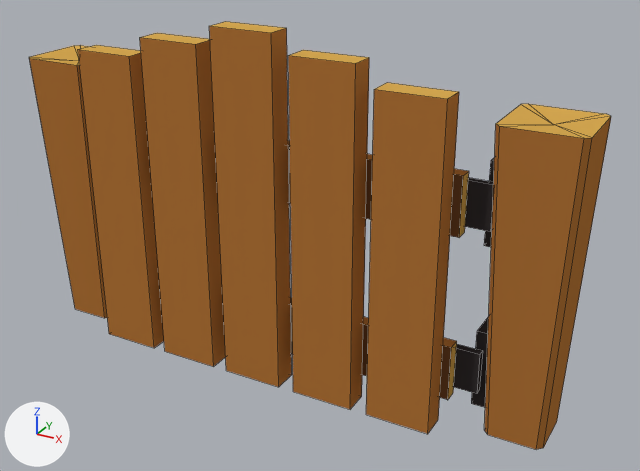
One commit to the Blender file ExternalAssets/Blender/FenceGate.blend: the scene before it, then after it.
Before and after are seen from a 50 mm camera at (0.833, -1.379, 0.986) aimed at (0.079, -0.007, 0.3). The axes (+X, +Y, +Z) are drawn at lower left. The lights are the same throughout. Mesh edges are drawn as thin lines.
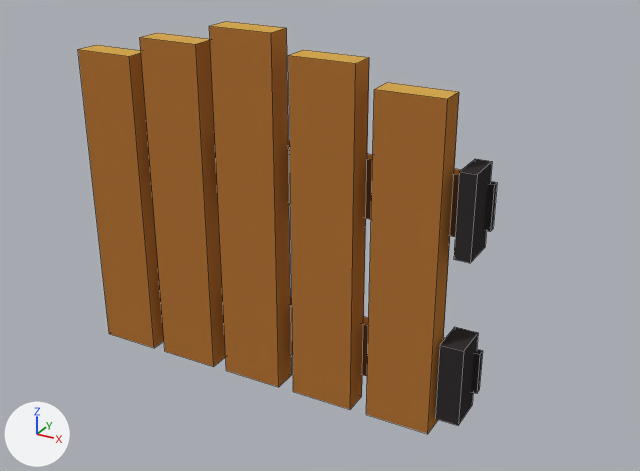
The newer file is also turned or shifted as a whole; pictures and numbers use the older file's frame.

Where the change shows, as pixel boxes [x1, y1, x2, y2] in the pictures (640 x 471 px):
'Right', deleted (brown): before [485, 104, 611, 449]
'Left', deleted (brown): before [29, 45, 107, 318]
'Hinge', added (black): after [435, 159, 492, 425]
'Cube.003', deleted (black): before [471, 316, 489, 408]
'Cube', deleted: before [484, 158, 494, 247]
'Cube.001', unchanged, covered by the edit: before [465, 178, 494, 232]; after [484, 182, 497, 232]

The change, as a list of edits to the scene's bpy script:
```text
Add me_cube_007_1:
    me_cube_007_1.from_pydata(...)  # a box spanning x -0.015..0.029, y -0.036..0.036, z -0.076..0.076; a box spanning x -0.015..0.015, y -0.036..0.036, z 0.243..0.396
    me_cube_007_1.materials.append(mat_palette)  # picture img_palette128_png
Remove ob_left:
    ob_left = bpy.data.objects.new('Left', me_cube_004)
    ob_left.location = (-0.5, 0.0, 0.0)
    ob_left.scale = (0.15, 0.15, 0.519)
Remove ob_right:
    ob_right = bpy.data.objects.new('Right', me_cube_003)
    ob_right.location = (0.5, 0.0, 0.0)
    ob_right.scale = (0.15, 0.15, 0.519)
Remove ob_cube:
    ob_cube = bpy.data.objects.new('Cube', me_cube)
    ob_cube.location = (0.427, 0.0, 0.439)
    ob_cube.scale = (-0.0146, -0.0362, -0.0765)
Remove ob_cube_003:
    ob_cube_003 = bpy.data.objects.new('Cube.003', me_cube_007)
    ob_cube_003.location = (0.427, 0.0, 0.119)
    ob_cube_003.scale = (-0.0146, -0.0362, -0.0765)
Add ob_hinge:
    ob_hinge = bpy.data.objects.new('Hinge', me_cube_007_1)
    ob_hinge.location = (0.402, -0.076, 0.119)
    ob_hinge.rotation_euler = (0.0, 0.0, 3.142)  # degrees (0, 0, 180)
```
